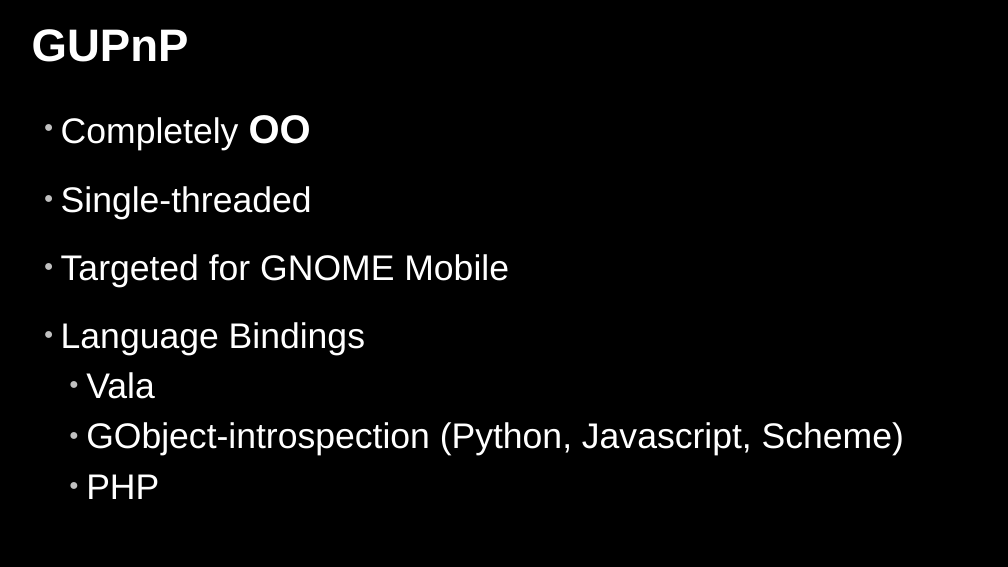
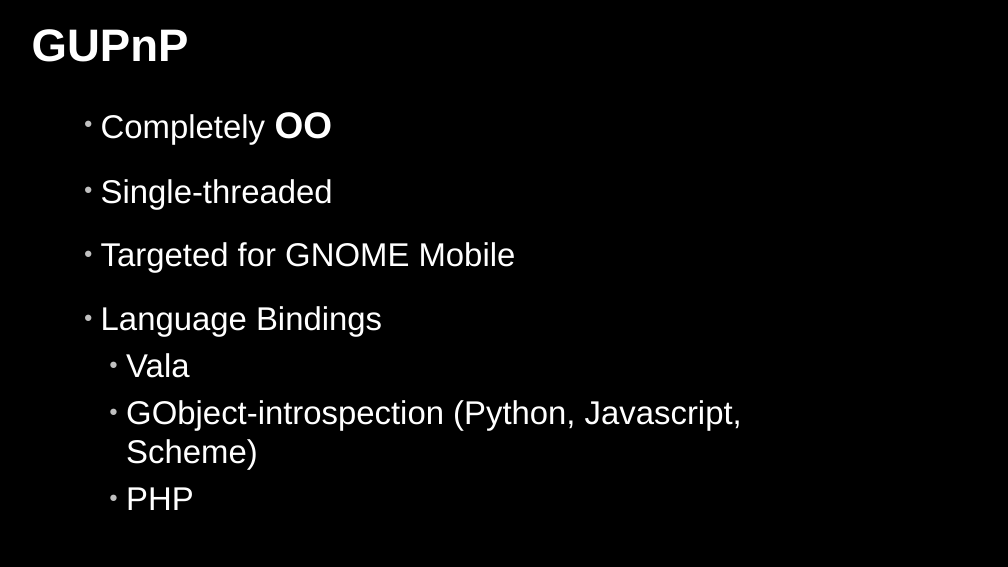
Before and after one commit to zeenix/rygel-presentation-2009, a slide deck: slide 6 of slides.odp. Drawn at 1008x567 pixels with LibreOffice and Linux fonts; fonts in the diff are those of the drawing; background and template pictures are left out. Boxes give left, top, right and bottom in pixels: in the first picture for what was removed or moved away, otherwise in the second. Text is boxed around its words. In the diff, an @@ line names an element or a change of style, - is before the commit and + after.

```diff
--- a/slides.odp
+++ b/slides.odp
@@ text "Completely OO": place and size @@
-text "Completely OO" at [61,115,904,456]
+text "Completely OO" at [101,112,742,470]
@@ text "Completely OO" at [101,112,742,470]: size 32 to 29.6 pt; size 36 to 33.3 pt in "OO" @@
```
Also in this commit, not shown: 1 other slide changed.
